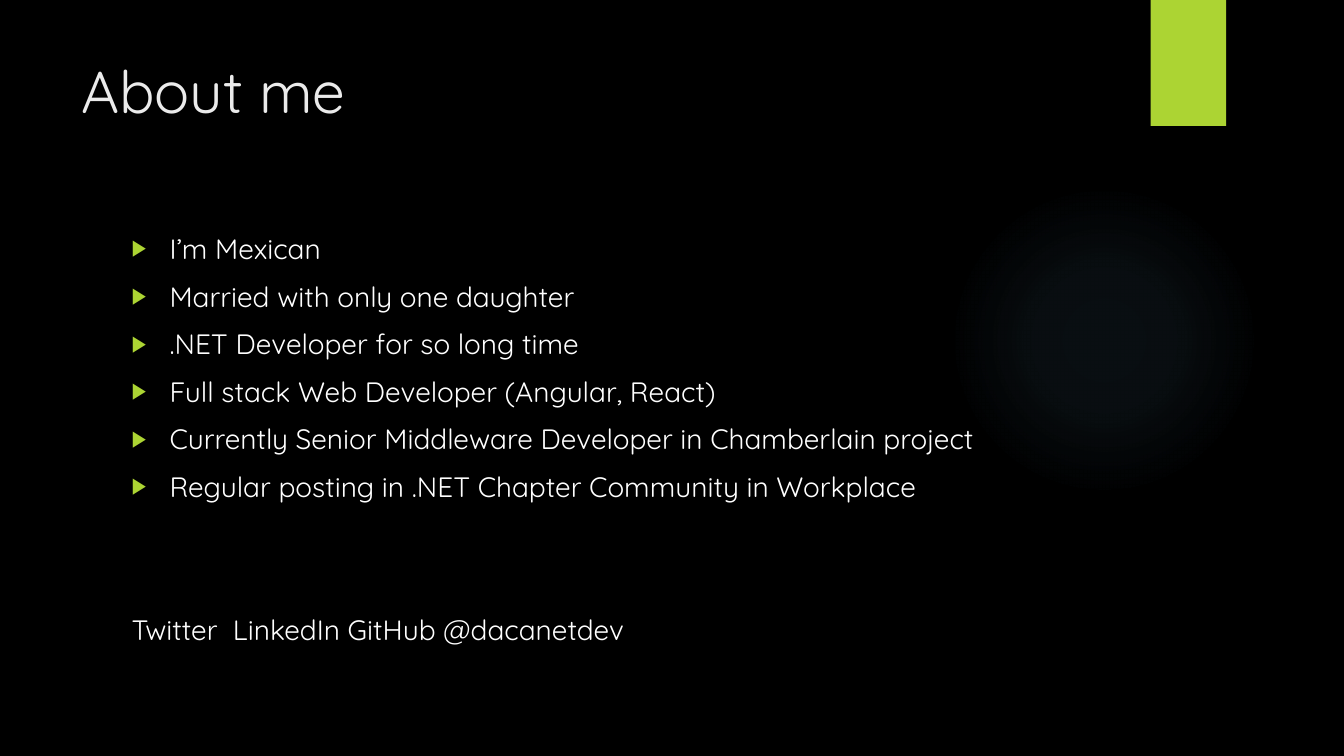
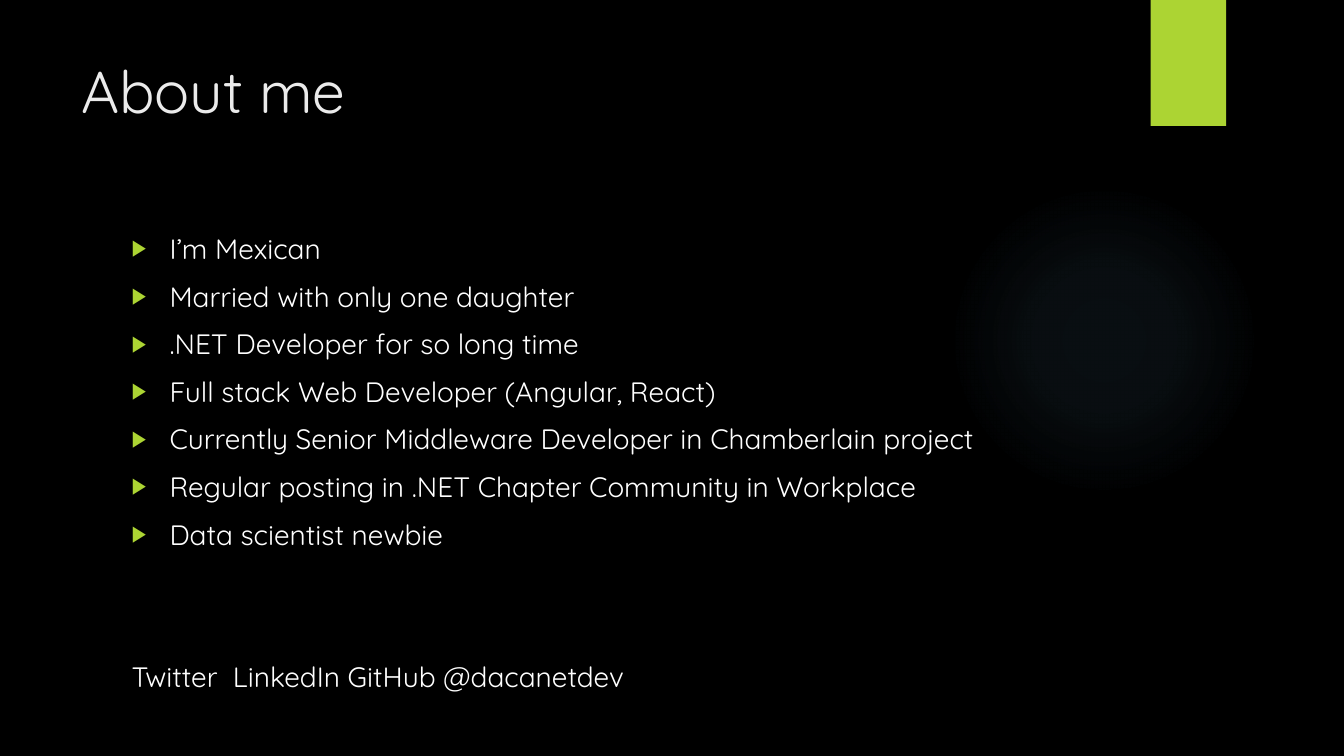
Before and after one commit to dacanetdev/MeetupAsyncParallel, a slide deck: slide 2 of Presentation/Multitask, Async and Parallel in C#.pptx. Drawn at 1344x756 pixels with LibreOffice and Linux fonts; fonts in the diff are those of the drawing; background and template pictures are left out. Boxes give left, top, right and bottom in pixels: in the first picture for what was removed or moved away, otherwise in the second. Text is boxed around its words. In the diff, an @@ line names an element or a change of style, - is before the commit and + after.

```diff
--- a/Presentation/Multitask, Async and Parallel in C#.pptx
+++ b/Presentation/Multitask, Async and Parallel in C#.pptx
@@ text at (170,524,443,546): paragraph added @@
+▶ Data scientist newbie
```
Also in this commit, not shown: 1 other slide changed, 3 slides added, 10 other files.
